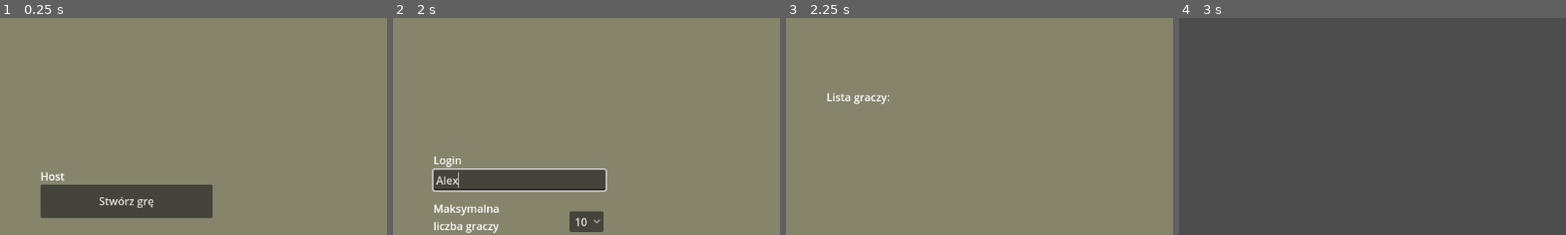
Above: before the commit, frames 1-4 (left to right).
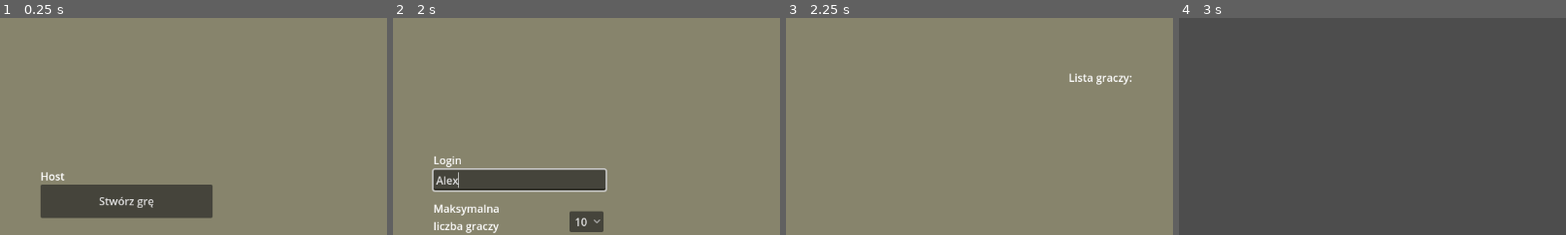
Above: after the commit, the same moments.

Repository: igorzasty2/wzimongus
Game: Godot game, scene res://scenes/ui/play_menu/play_menu.tscn
The game is run twice, just before and just after one commit, with the same random seed, the same clock (stepped at 60 frames per second) and the same inputs.
Inputs (mouse positions are % of the whole screen's width and height, from its top left):
- Up to frame 1 (0.25 s): no input
- Up to frame 2 (2 s): click "Stwórz grę" at 0.5 s; click (50, 37) at 1.27 s; type "Alex" at 1.35 s
- Up to frame 3 (2.25 s): click "Stwórz grę" at 2 s
- Up to frame 4 (3 s): click "Rozpocznij grę" at 2.75 s
The pictures show only the part of the screen within x 34-84%, y 0-50%; the shares and areas given below are measured in that part.

Frames 1-2 are identical in both runs. In frame 3, 0.7% of the frame differs, in the area x 10-90%, y 25-40%; in frame 4, nothing differs.

Commit message:
Integrate Chat with Net Code

Diff:
--- a/scenes/ui/chat/chat.gd
+++ b/scenes/ui/chat/chat.gd
@@ -1,15 +1,13 @@
 extends Control
 
 
-@onready var inputNickname = get_node("%InputNickname")
-@onready var inputGroup = get_node("%InputGroup")
 @onready var inputText = get_node("%InputText")
-@onready var inputContainer = get_node("%InputContainer")
 @onready var timer = get_node("%ChatDisappearTimer")
 @onready var chatLogsScrollContainer = get_node("%ChatLogsScrollbar")
 @onready var chatLogsContainer = get_node("%ChatLogsContainer")
+@onready var chatLogsScrollbar = chatLogsScrollContainer.get_v_scroll_bar()
 
-var chatLogsScrollbar
+
 var max_scroll_length = 0
 
 #* send_message - Wysyła wiadomość do wszystkich graczy
@@ -17,83 +15,89 @@
 
 
 var chatGroups = [
-	{"name": "Global", "color": "blue"},
+	{"name": "Global", "color": "white"},
 	{"name": "Impostor", "color": "red"},
-	{"name": "System", "color": "FF0000"},
+	{"name": "Dead", "color": "gray"},
+	{"name": "System", "color": "yellow"},
 ]
+
+@onready var username = MultiplayerManager.player_info.username
+
 var currentGroup = 0
-var nickname
-var isImpostor
-
 var messageScene = preload("res://scenes/ui/chat/message/message.tscn")
-
+var systemMessageScene = preload("res://scenes/ui/chat/system_message/system_message.tscn")
+var tween
 
 func _ready():
 
-	chatLogsScrollbar = chatLogsScrollContainer.get_v_scroll_bar()
 	chatLogsScrollbar.changed.connect(_handle_scrollbar_changed)
 
 
+	# TODO: Get impostor status from game manager
+	# if isImpostor:
+	#   currentGroup = 1
 
-	# TODO: Get nickname from server
-	nickname = "Valcast"
+	inputText.hide()
 
-	# TODO: Get impostor status from server
-	isImpostor = true
+	# TODO: If dead, change group to 2
+	# currentGroup = 2
 
-	inputNickname.text = nickname
-	inputGroup.text = "[%s]" % chatGroups[currentGroup]["name"]
 
-	inputContainer.hide()
 
 
 func _process(_delta):
 	if Input.is_action_just_pressed("chat_open"):
 		inputText.grab_focus()
-		inputContainer.show()
+		inputText.show()
+		chatLogsScrollContainer.modulate.a = 1
 
 
 	if Input.is_action_just_pressed("chat_close"):
 		inputText.release_focus()
-		inputContainer.hide()
+		inputText.hide()
 		timer.start()
 		inputText.text = ""
 
-	if Input.is_action_just_pressed("chat_change_group"):
-		if isImpostor:
-			currentGroup = 0 if currentGroup == 1 else 1
-			inputGroup.text = "[%s]" % chatGroups[currentGroup]["name"]
+
+@rpc("any_peer", "call_local")
+func send_message(message, group, id):
+
+	if group == 2:
+		if currentGroup == 2:
+			_create_message(MultiplayerManager.players[id].username, message, 2)
+			return
+		return
+
+	if group == 1:
+		if currentGroup == 1:
+			_create_message(MultiplayerManager.players[id].username, message, 1)
+			return
 		else:
-			currentGroup = 0
+			_create_message(MultiplayerManager.players[id].username, message, 0)
+			return
+
+	if group == 3:
+		var systemMessageInstance = systemMessageScene.instantiate()
+		chatLogsContainer.add_child(systemMessageInstance)
+		systemMessageInstance.init(message)
+		return
 
 
-@rpc("any_peer", "call_local")
-func send_message(message, group):
-	if group < 0 or group >= len(chatGroups):
-		return
-
-	if group == 1 and not isImpostor:
-		return
-
-	if group == 2:
-		_create_message(message, nickname)
-
-		timer.start()
-
-	else:
-		_create_message(message, nickname)
-
-		timer.start()
+	_create_message(MultiplayerManager.players[id].username, message, currentGroup)
 
 
+@rpc("authority", "call_local")
 func send_system_message(message):
-	send_message.rpc(message, 2)
+	send_message.rpc(message, 3, 1)
 
 
-func _create_message(message, username):
+func _create_message(username, message, group):
+	chatLogsScrollContainer.modulate.a = 1
 	var messageInstance = messageScene.instantiate()
 	chatLogsContainer.add_child(messageInstance)
-	messageInstance.init(username, message)
+	messageInstance.init(username, message, chatGroups[group]["color"])
+
+	timer.start()
 
 
 func _on_input_text_text_submitted(new_text):
@@ -102,9 +106,7 @@
 	if new_text == "":
 		return
 
-	# TODO: Replace with rpc when server is implemented
-	send_message(new_text, currentGroup)
-	# send_message.rpc(new_text, currentGroup)
+	send_message.rpc(new_text, currentGroup, multiplayer.get_unique_id())
 
 	inputText.text = ""
 
@@ -112,6 +114,9 @@
 func _on_timer_timeout():
 	if inputText.has_focus():
 		return
+	tween = get_tree().create_tween()
+	tween.tween_property(chatLogsScrollContainer, "modulate:a", 0, 0.25)
+
 
 func _handle_scrollbar_changed():
 	if max_scroll_length != chatLogsScrollbar.max_value:
--- a/scenes/ui/chat/chat.tscn
+++ b/scenes/ui/chat/chat.tscn
@@ -7,13 +7,14 @@
 anchors_preset = 15
 anchor_right = 1.0
 anchor_bottom = 1.0
-offset_right = -631.0
-offset_bottom = -423.0
+offset_right = -652.0
+offset_bottom = -368.0
 grow_horizontal = 2
 grow_vertical = 2
 script = ExtResource("1_q7pdo")
 
 [node name="ChatContainer" type="VBoxContainer" parent="."]
+custom_minimum_size = Vector2(-0.16, 0)
 layout_mode = 1
 anchors_preset = 15
 anchor_right = 1.0
@@ -35,33 +36,18 @@
 layout_mode = 2
 size_flags_horizontal = 3
 size_flags_vertical = 3
+theme_override_constants/separation = 20
 
 [node name="ChatDisappearTimer" type="Timer" parent="ChatContainer/ChatLogsScrollbar/ChatLogsContainer"]
 unique_name_in_owner = true
 wait_time = 3.464
 one_shot = true
 
-[node name="InputContainer" type="HBoxContainer" parent="ChatContainer"]
+[node name="InputText" type="LineEdit" parent="ChatContainer"]
 unique_name_in_owner = true
 layout_mode = 2
-
-[node name="InputGroup" type="Label" parent="ChatContainer/InputContainer"]
-unique_name_in_owner = true
-layout_mode = 2
-text = "[group]"
-
-[node name="InputNickname" type="Label" parent="ChatContainer/InputContainer"]
-unique_name_in_owner = true
-layout_mode = 2
-size_flags_horizontal = 3
-size_flags_stretch_ratio = 0.15
-text = "Player"
-
-[node name="InputText" type="LineEdit" parent="ChatContainer/InputContainer"]
-unique_name_in_owner = true
-layout_mode = 2
-size_flags_horizontal = 3
+placeholder_text = "Text your message..."
 flat = true
 
 [connection signal="timeout" from="ChatContainer/ChatLogsScrollbar/ChatLogsContainer/ChatDisappearTimer" to="." method="_on_timer_timeout"]
-[connection signal="text_submitted" from="ChatContainer/InputContainer/InputText" to="." method="_on_input_text_text_submitted"]
+[connection signal="text_submitted" from="ChatContainer/InputText" to="." method="_on_input_text_text_submitted"]
--- a/scenes/ui/chat/message/message.gd
+++ b/scenes/ui/chat/message/message.gd
@@ -10,7 +10,7 @@
 
 
 
-func init(usernameText: String, messageText: String):
+func init(usernameText: String, messageText: String, color: Color):
 
-	username.text = usernameText
+	username.text = "[color=#" + color.to_html(false) + "]" + usernameText + "[/color]"
 	message.text = messageText
--- a/scenes/ui/chat/message/message.tscn
+++ b/scenes/ui/chat/message/message.tscn
@@ -1,18 +1,22 @@
-[gd_scene load_steps=2 format=3 uid="uid://delr2y3pedulb"]
+[gd_scene load_steps=4 format=3 uid="uid://delr2y3pedulb"]
 
 [ext_resource type="Script" path="res://scenes/ui/chat/message/message.gd" id="1_0n54r"]
+[ext_resource type="Texture2D" uid="uid://bnnhtfmw00s5y" path="res://scenes/ui/chat/assets/man.png" id="2_vh1mn"]
+
+[sub_resource type="Theme" id="Theme_bghm4"]
 
 [node name="MessageContainer" type="HBoxContainer"]
 offset_right = 367.0
 offset_bottom = 73.0
 size_flags_horizontal = 3
+theme = SubResource("Theme_bghm4")
 script = ExtResource("1_0n54r")
 
 [node name="Avatar" type="TextureRect" parent="."]
 unique_name_in_owner = true
 layout_mode = 2
-size_flags_horizontal = 3
-size_flags_stretch_ratio = 0.3
+texture = ExtResource("2_vh1mn")
+expand_mode = 2
 
 [node name="VBoxContainer" type="VBoxContainer" parent="."]
 layout_mode = 2
@@ -23,6 +27,7 @@
 clip_contents = false
 layout_mode = 2
 size_flags_vertical = 3
+bbcode_enabled = true
 text = "[username]"
 fit_content = true
 scroll_active = false
--- /dev/null
+++ b/scenes/ui/chat/system_message/system_message.gd
@@ -0,0 +1,10 @@
+extends HBoxContainer
+
+@onready var message = get_node("%Message")
+
+
+func _ready():
+	pass # Replace with function body.
+
+func init(text):
+	message.text = text
--- /dev/null
+++ b/scenes/ui/chat/system_message/system_message.tscn
@@ -0,0 +1,21 @@
+[gd_scene load_steps=2 format=3 uid="uid://b2h6hle4upqg"]
+
+[ext_resource type="Script" path="res://scenes/ui/chat/system_message/system_message.gd" id="1_h0qxe"]
+
+[node name="SystemMessage" type="HBoxContainer"]
+offset_right = 407.0
+offset_bottom = 39.0
+script = ExtResource("1_h0qxe")
+
+[node name="PanelContainer" type="PanelContainer" parent="."]
+layout_mode = 2
+size_flags_horizontal = 3
+
+[node name="Message" type="RichTextLabel" parent="PanelContainer"]
+unique_name_in_owner = true
+clip_contents = false
+layout_mode = 2
+size_flags_vertical = 3
+text = "[system text]"
+fit_content = true
+scroll_active = false
--- a/scenes/ui/lobby_menu/lobby_menu.tscn
+++ b/scenes/ui/lobby_menu/lobby_menu.tscn
@@ -1,6 +1,7 @@
-[gd_scene load_steps=2 format=3 uid="uid://cwogo8if36ix7"]
+[gd_scene load_steps=3 format=3 uid="uid://cwogo8if36ix7"]
 
 [ext_resource type="Script" path="res://scenes/ui/lobby_menu/lobby_menu.gd" id="1_b20el"]
+[ext_resource type="PackedScene" uid="uid://c3gg0yvyuogxn" path="res://scenes/ui/chat/chat.tscn" id="2_kl6mk"]
 
 [node name="lobby_menu" type="Control"]
 layout_mode = 3
@@ -52,9 +53,17 @@
 
 [node name="PlayerList" type="Label" parent="LobbyUI"]
 layout_mode = 0
-offset_left = 448.0
-offset_top = 106.0
-offset_right = 701.0
-offset_bottom = 490.0
+offset_left = 808.0
+offset_top = 77.0
+offset_right = 1061.0
+offset_bottom = 461.0
+
+[node name="Chat" parent="LobbyUI" instance=ExtResource("2_kl6mk")]
+unique_name_in_owner = true
+layout_mode = 1
+offset_left = 18.0
+offset_top = 14.0
+offset_right = -634.0
+offset_bottom = -354.0
 
 [connection signal="button_down" from="LobbyUI/StartGameButton" to="." method="_on_start_game_button_button_down"]
Binary file added: scenes/ui/chat/assets/man.png
